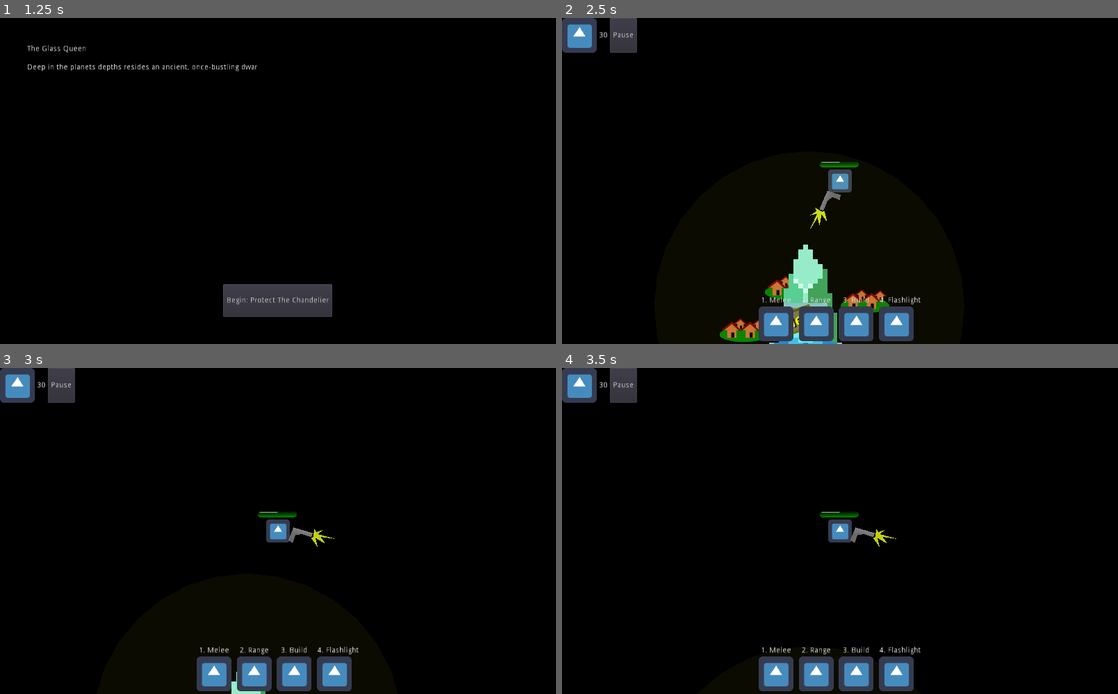
Above: before the commit, frames 1-4 (two rows, left to right).
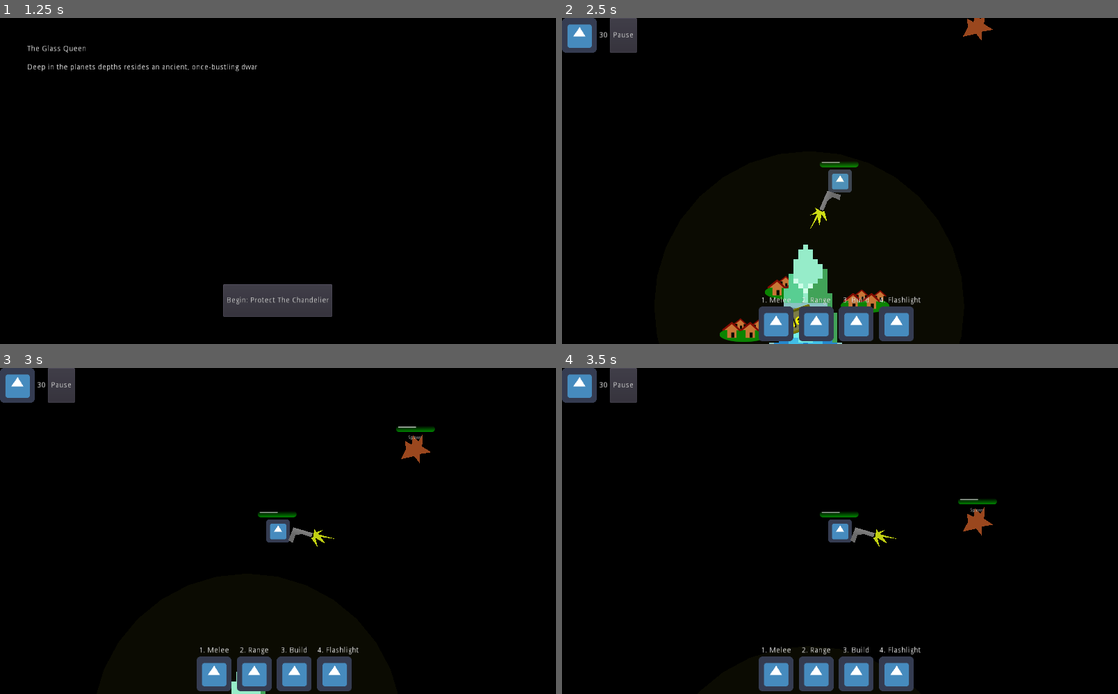
Above: after the commit, the same moments.

Repository: smclaughlan/GWJ52
Game: Godot game, scene res://Main.tscn
Same seed, same stepped clock (60 frames per second), same inputs: the game is played once before the commit and once after it. The engine's default icon, where the game draws it, is replaced by a stand-in: a white triangle on a blue panel in a dark square.
Inputs (mouse positions are in pixels of both pictures, inside the frame that each line leads up to):
- Up to frame 1 (1.25 s): click "Play" at 0.5 s
- Up to frame 2 (2.5 s): click "Begin: Protect The Chandelier" at 1.25 s; move the mouse to (812, 246) at 2.02 s; hold Up (ui_up) from 2.03 s (still down); tap Mouse wheel up (next_blueprint, bound only before the commi… at 2.1 s; tap Mouse wheel down (prev_blueprint, bound only before the com… at 2.3 s
- Up to frame 3 (3 s): keep holding Up (ui_up); move the mouse to (444, 579) at 2.77 s; tap Mouse wheel down (prev_blueprint, bound only before the com… at 2.85 s
- Up to frame 4 (3.5 s): keep holding Up (ui_up); tap Mouse wheel up (next_blueprint, bound only before the commi… at 3.05 s

Frame 1 is identical in both runs. In frame 2, 0.2% of the frame differs, in the area x 46-78%, y 0-46%; in frame 3, 0.3%, in the area x 46-79%, y 17-46%; in frame 4, 0.3%.
Error before the commit: Parse Error: The identifier "CreepSpawner" isn't declared in the current scope. (res://Scenes/Systems/WaveManager.gd:69)

Commit message:
Updated project.godot

Diff:
--- a/GodotProject/project.godot
+++ b/GodotProject/project.godot
@@ -14,14 +14,26 @@
 "language": "GDScript",
 "path": "res://Scenes/Resources/CostReference.gd"
 }, {
+"base": "StaticBody2D",
+"class": "CreepSpawner",
+"language": "GDScript",
+"path": "res://Scenes/Battle/CreepSpawner.gd"
+}, {
 "base": "Area2D",
 "class": "PickableObject",
 "language": "GDScript",
 "path": "res://Scenes/Objects/Pickups/PickableObject.gd"
+}, {
+"base": "Node2D",
+"class": "WaveManager",
+"language": "GDScript",
+"path": "res://Scenes/Systems/WaveManager.gd"
 } ]
 _global_script_class_icons={
 "CostReference": "",
-"PickableObject": ""
+"CreepSpawner": "",
+"PickableObject": "",
+"WaveManager": ""
 }
 
 [application]
@@ -41,30 +53,6 @@
 [gui]
 
 common/drop_mouse_on_gui_input_disabled=true
-
-[importer_defaults]
-
-texture={
-"compress/bptc_ldr": 0,
-"compress/hdr_mode": 0,
-"compress/lossy_quality": 0.7,
-"compress/mode": 0,
-"compress/normal_map": 0,
-"detect_3d": false,
-"flags/anisotropic": false,
-"flags/filter": false,
-"flags/mipmaps": false,
-"flags/repeat": 0,
-"flags/srgb": 2,
-"process/HDR_as_SRGB": false,
-"process/fix_alpha_border": true,
-"process/invert_color": false,
-"process/normal_map_invert_y": false,
-"process/premult_alpha": false,
-"size_limit": 0,
-"stream": false,
-"svg/scale": 1.0
-}
 
 [input]
 
@@ -134,22 +122,6 @@
 "events": [ Object(InputEventKey,"resource_local_to_scene":false,"resource_name":"","device":0,"alt":false,"shift":false,"control":false,"meta":false,"command":false,"pressed":false,"scancode":16777237,"physical_scancode":0,"unicode":0,"echo":false,"script":null)
  ]
 }
-next_blueprint={
-"deadzone": 0.5,
-"events": [ Object(InputEventMouseButton,"resource_local_to_scene":false,"resource_name":"","device":0,"alt":false,"shift":false,"control":false,"meta":false,"command":false,"button_mask":0,"position":Vector2( 0, 0 ),"global_position":Vector2( 0, 0 ),"factor":1.0,"button_index":4,"pressed":false,"doubleclick":false,"script":null)
-, Object(InputEventKey,"resource_local_to_scene":false,"resource_name":"","device":0,"alt":false,"shift":false,"control":false,"meta":false,"command":false,"pressed":false,"scancode":46,"physical_scancode":0,"unicode":0,"echo":false,"script":null)
-, Object(InputEventKey,"resource_local_to_scene":false,"resource_name":"","device":0,"alt":false,"shift":false,"control":false,"meta":false,"command":false,"pressed":false,"scancode":125,"physical_scancode":0,"unicode":0,"echo":false,"script":null)
-, Object(InputEventKey,"resource_local_to_scene":false,"resource_name":"","device":0,"alt":false,"shift":false,"control":false,"meta":false,"command":false,"pressed":false,"scancode":61,"physical_scancode":0,"unicode":0,"echo":false,"script":null)
- ]
-}
-prev_blueprint={
-"deadzone": 0.5,
-"events": [ Object(InputEventMouseButton,"resource_local_to_scene":false,"resource_name":"","device":0,"alt":false,"shift":false,"control":false,"meta":false,"command":false,"button_mask":0,"position":Vector2( 0, 0 ),"global_position":Vector2( 0, 0 ),"factor":1.0,"button_index":5,"pressed":false,"doubleclick":false,"script":null)
-, Object(InputEventKey,"resource_local_to_scene":false,"resource_name":"","device":0,"alt":false,"shift":false,"control":false,"meta":false,"command":false,"pressed":false,"scancode":44,"physical_scancode":0,"unicode":0,"echo":false,"script":null)
-, Object(InputEventKey,"resource_local_to_scene":false,"resource_name":"","device":0,"alt":false,"shift":false,"control":false,"meta":false,"command":false,"pressed":false,"scancode":123,"physical_scancode":0,"unicode":0,"echo":false,"script":null)
-, Object(InputEventKey,"resource_local_to_scene":false,"resource_name":"","device":0,"alt":false,"shift":false,"control":false,"meta":false,"command":false,"pressed":false,"scancode":45,"physical_scancode":0,"unicode":0,"echo":false,"script":null)
- ]
-}
 
 [layer_names]
 
